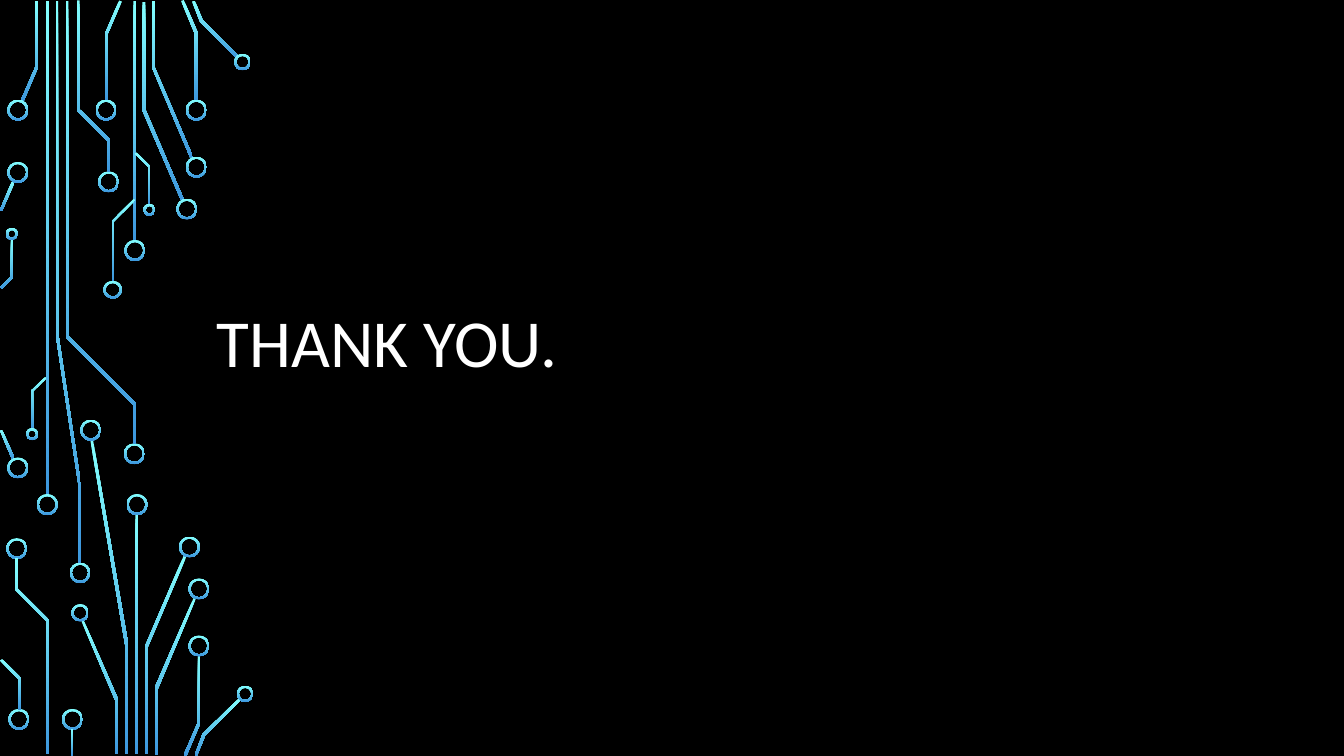
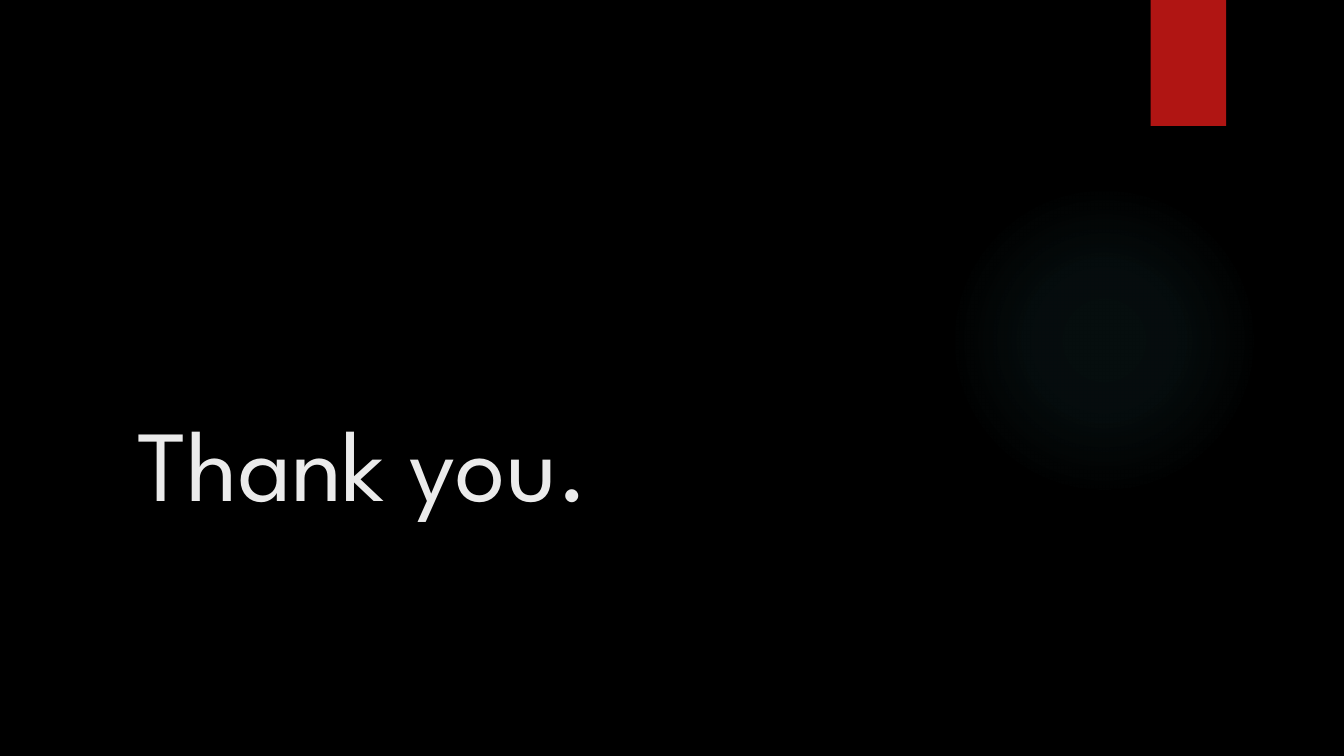
Before and after one commit to IgnitionOrk/SCaR_Arcade, a slide deck: slide 11 of SCaRArcade.pptx. Drawn at 1344x756 pixels with LibreOffice and Linux fonts; fonts in the diff are those of the drawing; background and template pictures are left out. Boxes give left, top, right and bottom in pixels: in the first picture for what was removed or moved away, otherwise in the second. Text is boxed around its words. In the diff, an @@ line names an element or a change of style, - is before the commit and + after.

```diff
--- a/SCaRArcade.pptx
+++ b/SCaRArcade.pptx
@@ rectangle added at [1150,0,1226,126], fill #B01513 @@
@@ title at [137,431,589,522]: text changed; size 48 to 72 pt; font Calibri to League Spartan; text colour #FFFFFF to #EBEBEB @@
-THANK YOU.
+Thank you.
@@ group removed at [0,0,254,756]: 50 freeform shapes, 4 rectangles @@
```
Also in this commit, not shown: 8 other slides changed, 2 slides added, 2 slides removed.
